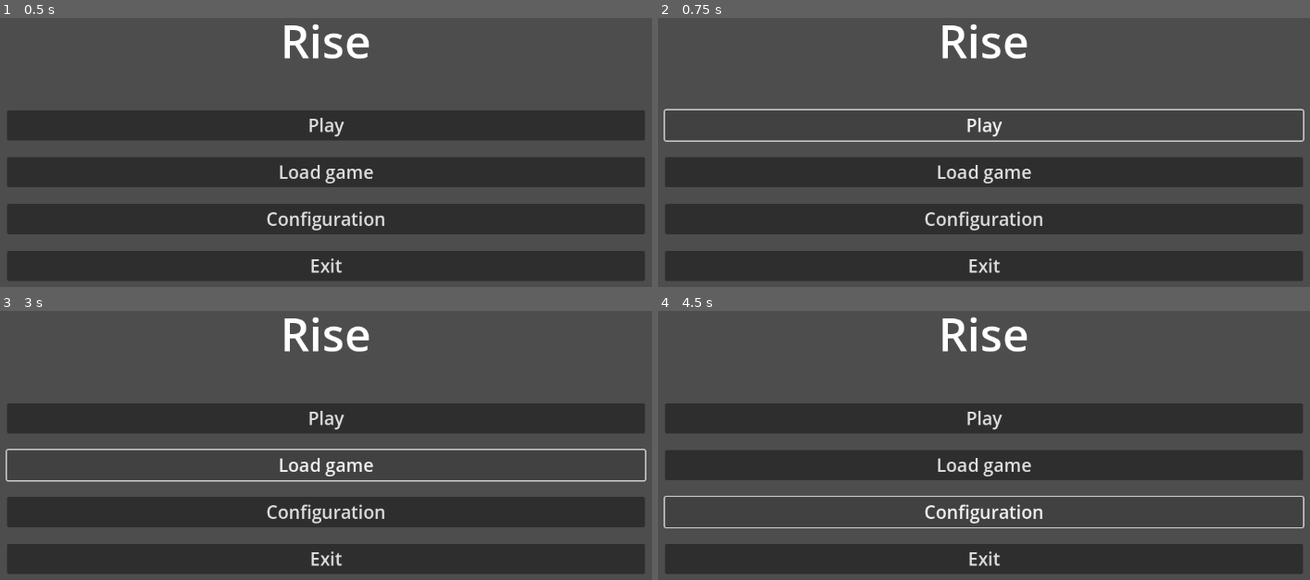
Above: before the commit, frames 1-4 (two rows, left to right).
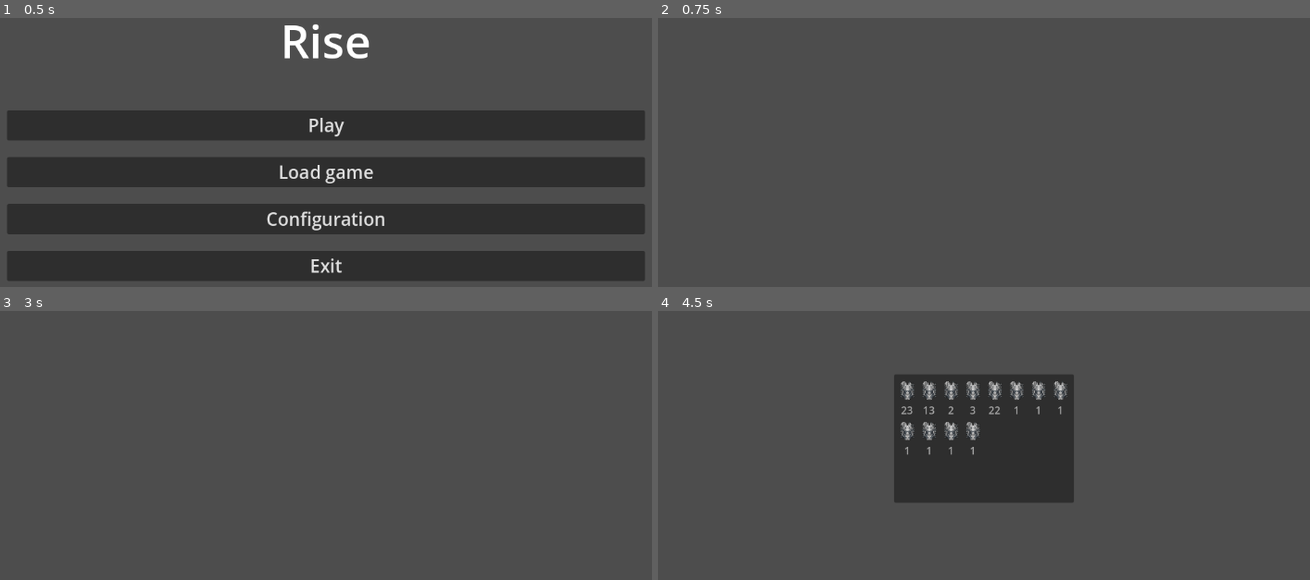
Above: after the commit, the same moments.

Repository: RegreDanger/Rise
Game: Godot game, scene res://scenes/ui/main_menu.tscn
Two runs of this game, one before a commit and one after it. Both use one fixed random seed, a clock stepped at 60 frames per second and the inputs below.
Inputs (mouse positions are in pixels of both pictures, inside the frame that each line leads up to):
- Up to frame 1 (0.5 s): no input
- Up to frame 2 (0.75 s): click "Play" at 0.5 s
- Up to frame 3 (3 s): click (326, 418) at 1.25 s, where only the run before the commit has a clickable "Play"; click (326, 418) at 2 s, where only the run before the commit has a clickable "Play"; click (326, 464) at 2.75 s, where only the run before the commit has a clickable "Load game"
- Up to frame 4 (4.5 s): click (984, 512) at 3.5 s, where only the run before the commit has a clickable "Configuration"; tap I (key_i, bound only after the commit) at 4.35 s

Frame 1 is identical in both runs. In frame 2, 35% of the frame differs, in the area x 0-100%, y 2-98%; in frame 3, 35%; in frame 4, 35%.

Commit message:
add inventory ui and level one.

Diff:
--- a/project.godot
+++ b/project.godot
@@ -23,5 +23,15 @@
 
 folder_colors={
 "res://assets/": "red",
-"res://scenes/": "teal"
+"res://data/": "pink",
+"res://scenes/": "teal",
+"res://scripts/": "purple"
 }
+
+[input]
+
+key_i={
+"deadzone": 0.2,
+"events": [Object(InputEventKey,"resource_local_to_scene":false,"resource_name":"","device":-1,"window_id":0,"alt_pressed":false,"shift_pressed":false,"ctrl_pressed":false,"meta_pressed":false,"pressed":false,"keycode":0,"physical_keycode":73,"key_label":0,"unicode":105,"location":0,"echo":false,"script":null)
+]
+}
--- /dev/null
+++ b/scenes/levels/level_one.tscn
@@ -0,0 +1,9 @@
+[gd_scene load_steps=2 format=3 uid="uid://w65twgmyblg5"]
+
+[ext_resource type="PackedScene" uid="uid://dco66ubuxx1cm" path="res://scenes/ui/inventory.tscn" id="1_03iei"]
+
+[node name="LevelOne" type="Node2D"]
+
+[node name="CanvasLayer" type="CanvasLayer" parent="."]
+
+[node name="Inventory" parent="CanvasLayer" instance=ExtResource("1_03iei")]
--- a/scenes/player/player.tscn
+++ b/scenes/player/player.tscn
@@ -1,8 +1,8 @@
 [gd_scene load_steps=2 format=3 uid="uid://defoq3ackhcqt"]
 
-[ext_resource type="Texture2D" uid="uid://bpuyh64xcw4xb" path="res://assets/player/SDMS-s.png" id="1_8afob"]
+[ext_resource type="Texture2D" uid="uid://bpuyh64xcw4xb" path="res://assets/sprites/player/SDMS-s.png" id="1_8afob"]
 
-[node name="player" type="Node2D"]
+[node name="Player" type="Node2D"]
 
 [node name="CharacterBody2D" type="CharacterBody2D" parent="."]
 
--- /dev/null
+++ b/scenes/ui/inventory.tscn
@@ -0,0 +1,30 @@
+[gd_scene load_steps=2 format=3 uid="uid://dco66ubuxx1cm"]
+
+[ext_resource type="Script" uid="uid://bodsfunp22iwj" path="res://scripts/ui/inventory.gd" id="1_s6ek7"]
+
+[node name="Inventory" type="Control"]
+layout_mode = 3
+anchors_preset = 15
+anchor_right = 1.0
+anchor_bottom = 1.0
+grow_horizontal = 2
+grow_vertical = 2
+script = ExtResource("1_s6ek7")
+
+[node name="ItemList" type="ItemList" parent="."]
+visible = false
+layout_mode = 1
+anchors_preset = 8
+anchor_left = 0.5
+anchor_top = 0.5
+anchor_right = 0.5
+anchor_bottom = 0.5
+offset_left = -140.0
+offset_top = -100.0
+offset_right = 140.0
+offset_bottom = 100.0
+grow_horizontal = 2
+grow_vertical = 2
+max_columns = 8
+icon_mode = 0
+fixed_icon_size = Vector2i(30, 30)
--- a/scripts/main_menu.gd
+++ b/scripts/main_menu.gd
@@ -4,13 +4,15 @@
 
 #imports
 @onready var exit_button = $VBoxContainer/MarginContainer/VBoxContainer/ExitButton
+@onready var play_button = $VBoxContainer/MarginContainer/VBoxContainer/PlayButton
 
 func _ready() -> void:
-	print("ESTOY VIVOOOOOOOOOOOOOO!!!")
-
 	#connect events
+	play_button.connect("pressed",on_play_pressed)
 	exit_button.connect("pressed",on_exit_pressed)
 
+func on_play_pressed():
+	get_tree().change_scene_to_file("res://scenes/levels/level_one.tscn")
 
 func on_exit_pressed():
 	get_tree().quit()
--- /dev/null
+++ b/scripts/ui/inventory.gd
@@ -0,0 +1,36 @@
+class_name Inventory
+
+extends Control
+
+#ready
+@onready var itemList = $ItemList
+
+
+func _ready() -> void:
+	#var file = FileAccess.open("res://data/user.dat.txt", FileAccess.READ)
+	#var content = file.get_as_text()
+
+	add_fake_data()
+
+func _process(delta: float) -> void:
+	var key_i_pressed: bool = Input.is_action_just_pressed("key_i")
+
+	if key_i_pressed:
+		if itemList.is_visible_in_tree():
+			itemList.hide()
+		else:
+			itemList.show()
+
+func add_fake_data():
+	itemList.add_item("23",load("res://assets/sprites/player/SDMS-s.png"))
+	itemList.add_item("13",load("res://assets/sprites/player/SDMS-s.png"))
+	itemList.add_item("2",load("res://assets/sprites/player/SDMS-s.png"))
+	itemList.add_item("3",load("res://assets/sprites/player/SDMS-s.png"))
+	itemList.add_item("22",load("res://assets/sprites/player/SDMS-s.png"))
+	itemList.add_item("1",load("res://assets/sprites/player/SDMS-s.png"))
+	itemList.add_item("1",load("res://assets/sprites/player/SDMS-s.png"))
+	itemList.add_item("1",load("res://assets/sprites/player/SDMS-s.png"))
+	itemList.add_item("1",load("res://assets/sprites/player/SDMS-s.png"))
+	itemList.add_item("1",load("res://assets/sprites/player/SDMS-s.png"))
+	itemList.add_item("1",load("res://assets/sprites/player/SDMS-s.png"))
+	itemList.add_item("1",load("res://assets/sprites/player/SDMS-s.png"))
Renamed: assets/player/SDMS-s.png -> assets/sprites/player/SDMS-s.png
Not shown, changed: assets/sprites/player/SDMS-s.png.import
Not shown, added: data/user.dat.txt
Not shown, added: scripts/ui/inventory.gd.uid
